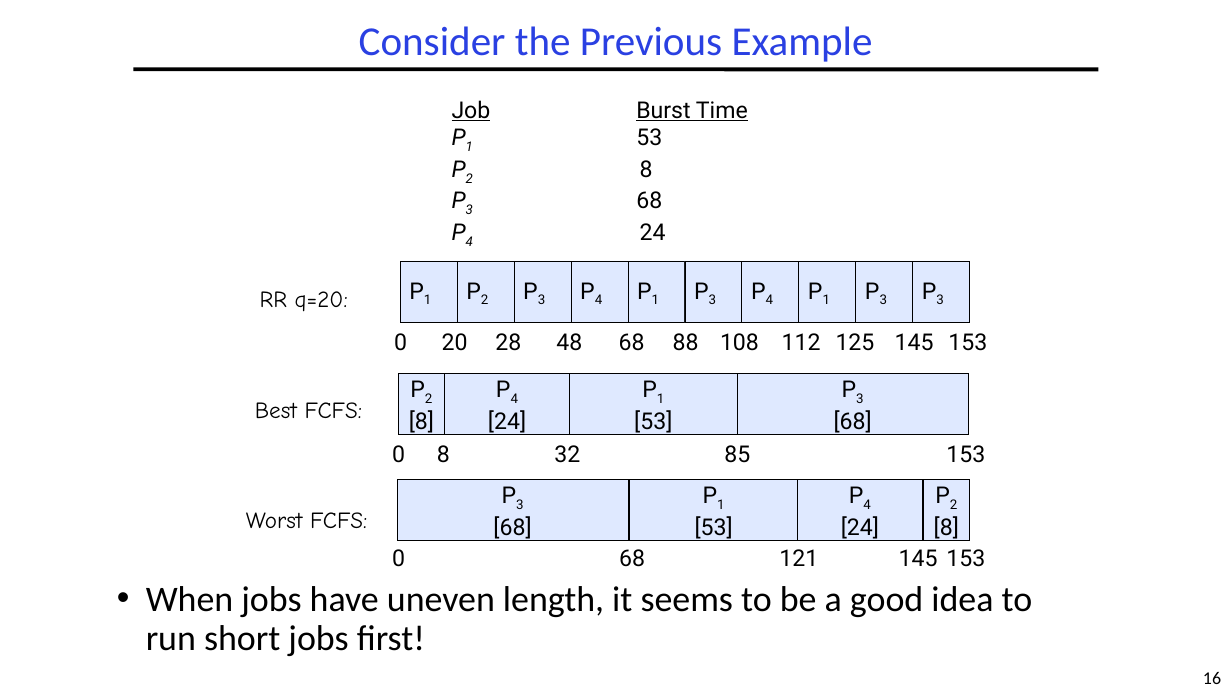
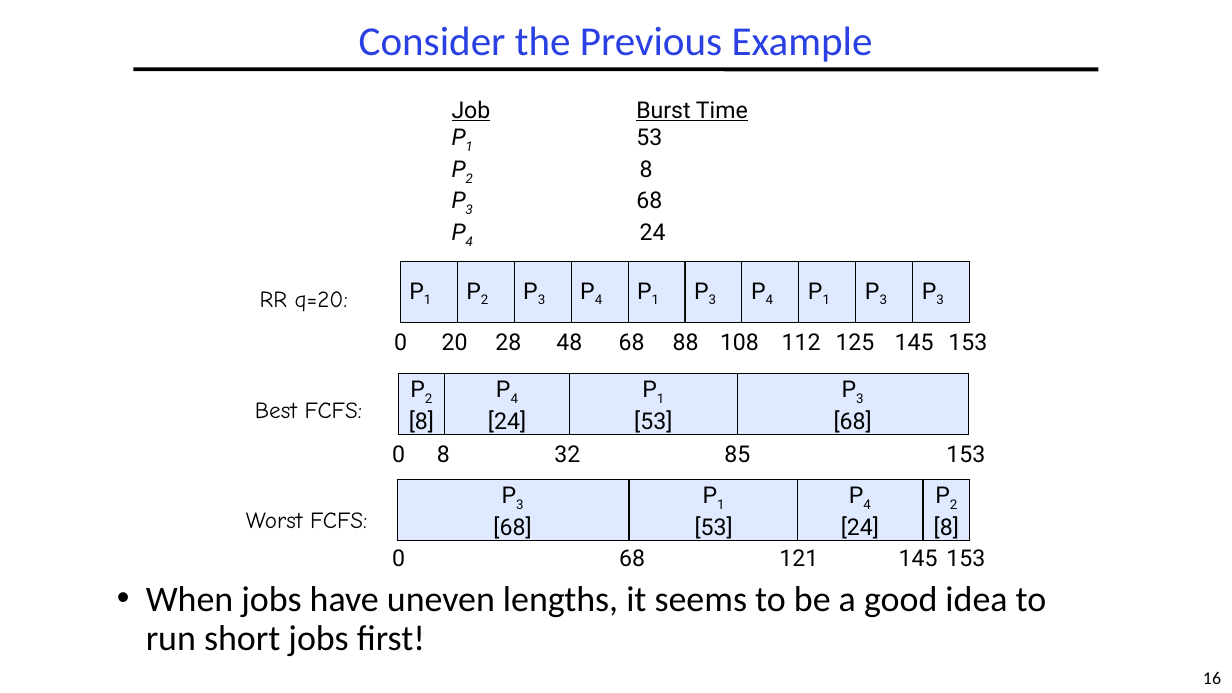
Before and after one commit to guhofstra/CSC112Fa26, a slide deck: slide 16 of PPTs/L5-Scheduling.pptx. Drawn at 1232x693 pixels with LibreOffice and Linux fonts; fonts in the diff are those of the drawing. Boxes give left, top, right and bottom in pixels: in the first picture for what was removed or moved away, otherwise in the second. Text is boxed around its words. In the diff, an @@ line names an element or a change of style, - is before the commit and + after.

```diff
--- a/PPTs/L5-Scheduling.pptx
+++ b/PPTs/L5-Scheduling.pptx
@@ text at <box>146,586,1047,656</box>: text changed @@
-• When jobs have uneven length, it seems to be a good idea to run short jobs first!
+• When jobs have uneven lengths, it seems to be a good idea to run short jobs first!
```
Also in this commit, not shown: 8 other slides changed, 1 slide added, 2 other files.
